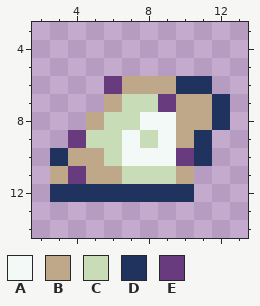
File history of a pixel-art sprite, sprites/crystal.png. That is the earlier state.
The file is 16x16 pixels. Shown: x 2..13, y 3..14.
Palette (. is transparent): A #f2f9f6  B #bfa889  C #c8dcb8  D #20335e  E #673b7e
Pixels before, first column x 3:
 6 ...EBBBDD.
 7 ...BCCEBBD
 8 ..BCCAABBD
 9 .ECCACABD.
10 DBBCAAAED.
11 BEBBCCCB..
12 DDDDDDDD..
Now the later version:
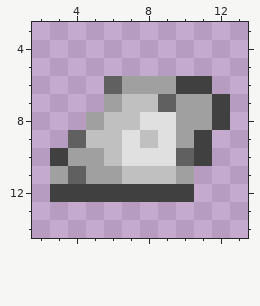
The edit:
colour A: #f2f9f6 -> #e0e0e0
colour B: #bfa889 -> #a0a0a0
colour C: #c8dcb8 -> #c0c0c0
colour D: #20335e -> #404040
colour E: #673b7e -> #606060
